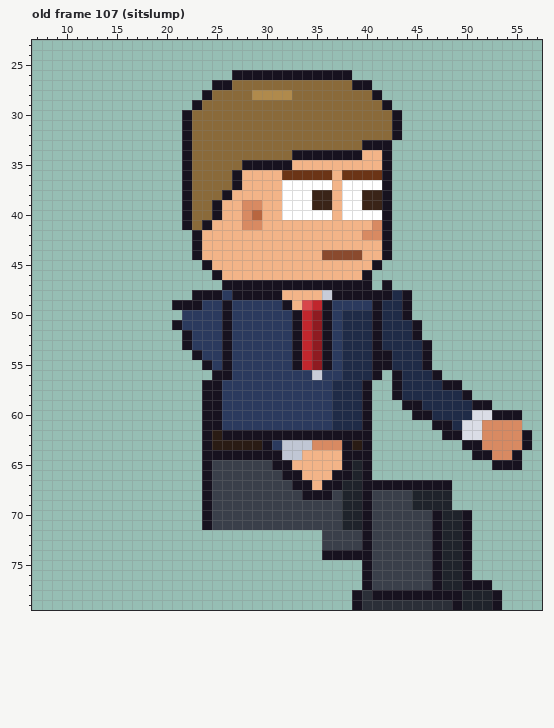
Pixel-art file -- sprites/staff/sales_vic_right_anim.aseprite. That is the earlier state.
64x80 pixels, 129 frames. Colours within 5 levels of each other are drawn and written as one. Shown: old frame 107 (sitslump): x 7..57, y 23..79. The commit also changed other frames, which this record leaves out.
The result:
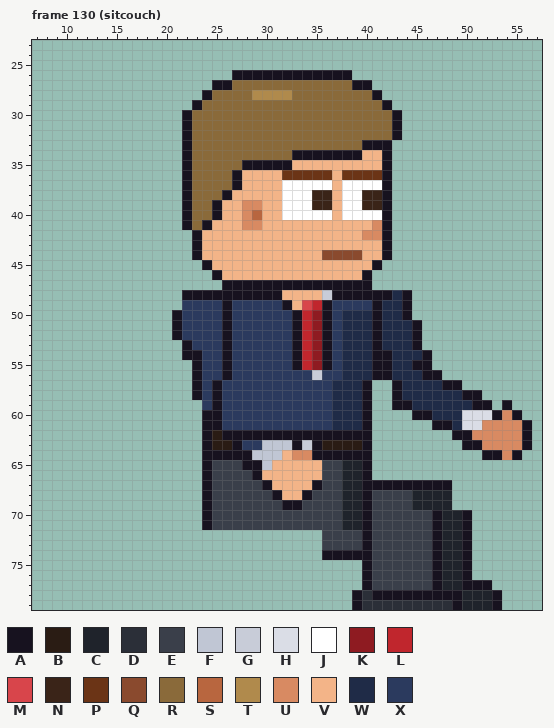
Palette (. is transparent): A #17121f  B #2a1c14  C #1f232b  D #2b2f38  E #3a3f4a  F #c0c6d4  G #c8ccd8  H #dadde6  J #ffffff  K #8e1b21  L #c0262d  M #d8454b  N #3a2418  P #6b3416  Q #8a4a2e  R #8a6a3a  S #b8663f  T #b08a4c  U #d88a62  V #f3b488  W #1f2b47  X #2b3a5e
A new or re-ordered frame is compared with the old frame closest to it.
Edits made:
{"change": "frames 129 -> 135"}
{"where": "frame 130 (sitcouch) is new; against old frame 107 (sitslump), layers \"Near Arm\", \"Back Arm\""}
{"frame":130,"y":47,"x":42,"old":"A","new":"."}
{"frame":130,"y":48,"x":22,"old":".","new":"A"}
{"frame":130,"y":48,"x":26,"old":"X","new":"A"}
{"frame":130,"y":49,"x":21,"old":"AAA","new":".XX"}
{"frame":130,"y":50,"x":21,"old":".","new":"A"}
{"frame":130,"y":52,"x":21,"old":".A","new":"AX"}
{"frame":130,"y":53,"x":45,"old":"WA","new":"A."}
{"frame":130,"y":54,"x":22,"old":".","new":"A"}
{"frame":130,"y":55,"x":23,"old":".A","new":"AX"}
{"frame":130,"y":55,"x":45,"old":"W","new":"A"}
{"frame":130,"y":56,"x":23,"old":"..A","new":"AXX"}
{"frame":130,"y":56,"x":42,"old":".A","new":"AW"}
{"frame":130,"y":56,"x":46,"old":"W","new":"A"}
{"frame":130,"y":57,"x":23,"old":".A","new":"AX"}
{"frame":130,"y":58,"x":23,"old":".A","new":"AX"}
{"frame":130,"y":58,"x":51,"old":".","new":"A"}
{"frame":130,"y":59,"x":24,"old":"A","new":"X"}
{"frame":130,"y":59,"x":43,"old":".","new":"A"}
{"frame":130,"y":59,"x":45,"old":"A","new":"W"}
{"frame":130,"y":59,"x":54,"old":".","new":"A"}
{"frame":130,"y":60,"x":50,"old":"W","new":"H"}
{"frame":130,"y":60,"x":54,"old":"A","new":"U"}
{"frame":130,"y":61,"x":56,"old":".","new":"A"}
{"frame":130,"y":62,"x":48,"old":"A","new":"."}
{"frame":130,"y":62,"x":50,"old":"HH","new":"AU"}
{"frame":130,"y":63,"x":27,"old":"BBBAX","new":"AXXFF"}
{"frame":130,"y":63,"x":33,"old":"FFUUUA","new":"AGABBB"}
{"frame":130,"y":64,"x":29,"old":"AAAFFVVVV","new":"FFFVUUAAA"}
{"frame":130,"y":64,"x":51,"old":"A","new":"."}
{"frame":130,"y":64,"x":53,"old":"U","new":"A"}
{"frame":130,"y":65,"x":28,"old":"EEEAA","new":"AAFVV"}
{"frame":130,"y":65,"x":36,"old":"VVA","new":"EEC"}
{"frame":130,"y":65,"x":53,"old":"AAA","new":"..."}
{"frame":130,"y":66,"x":29,"old":"EEEAA","new":"AVVVV"}
{"frame":130,"y":66,"x":36,"old":"VAA","new":"EEC"}
{"frame":130,"y":67,"x":30,"old":"EEEAAVAA","new":"AVVVVAEE"}
{"frame":130,"y":68,"x":31,"old":"EEE","new":"AVV"}
{"frame":130,"y":68,"x":35,"old":"AA","new":"EE"}
{"frame":130,"y":69,"x":32,"old":"EE","new":"AA"}
{"label":"erased","picture_box":[382,280,392,290]}
{"label":"changed","picture_box":[172,290,352,510]}
{"label":"changed","picture_box":[382,340,532,470]}
